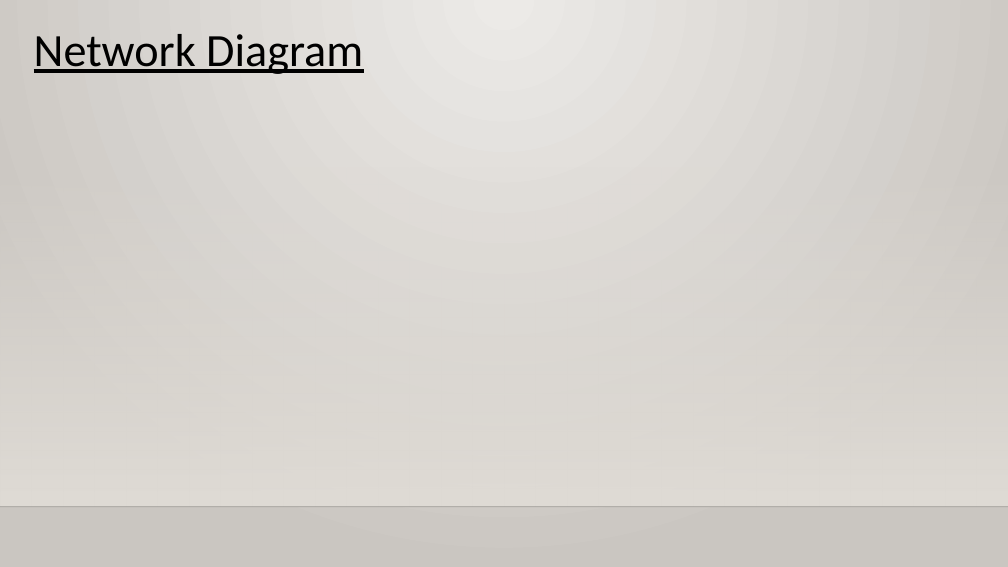
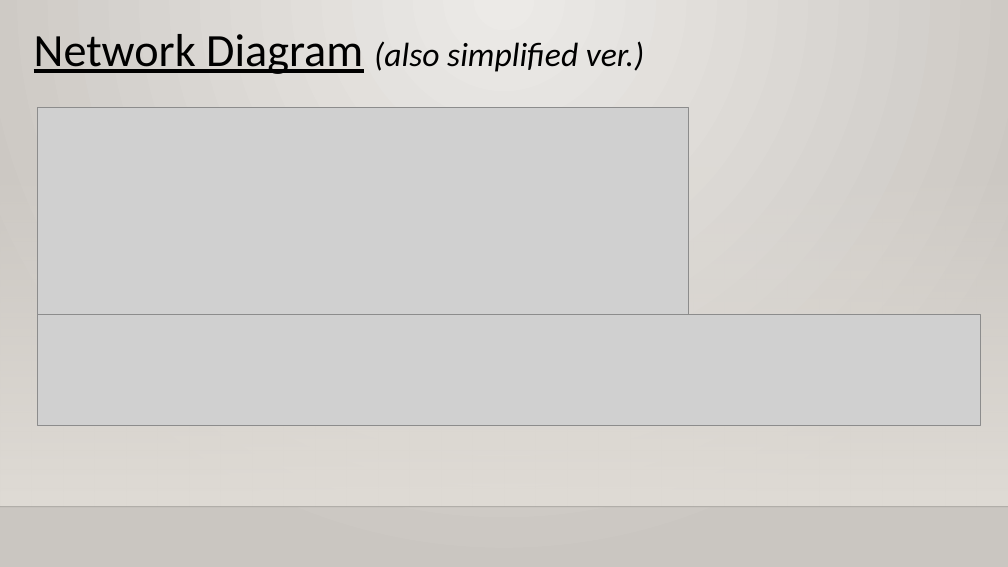
Before and after one commit to XtremisStudio/Project-Management, a slide deck: slide 19 of PRMGT_Presentation_Template.pptx (slide 9 before the commit). Drawn at 1008x567 pixels with LibreOffice and Linux fonts; fonts in the diff are those of the drawing; grey boxes stand for pictures; background and template pictures are left out. Boxes give left, top, right and bottom in pixels: in the first picture for what was removed or moved away, otherwise in the second. Text is boxed around its words. In the diff, an @@ line names an element or a change of style, - is before the commit and + after.

```diff
--- a/PRMGT_Presentation_Template.pptx
+++ b/PRMGT_Presentation_Template.pptx
@@ text at <box>34,34,644,74</box>: text changed; size 44 to 32 pt; italic on @@
-Network Diagram
+Network Diagram (also simplified ver.)
@@ picture added at <box>38,107,688,315</box> @@
@@ picture added at <box>38,315,981,426</box> @@
```
Also in this commit, not shown: 11 other slides changed, 14 slides added, 3 other files.
